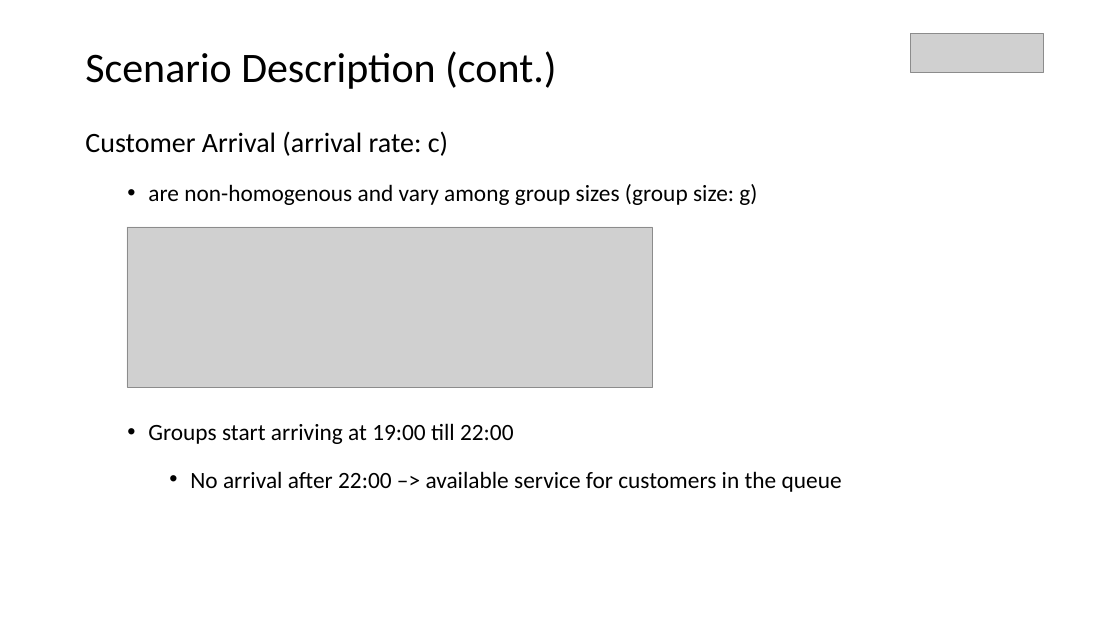
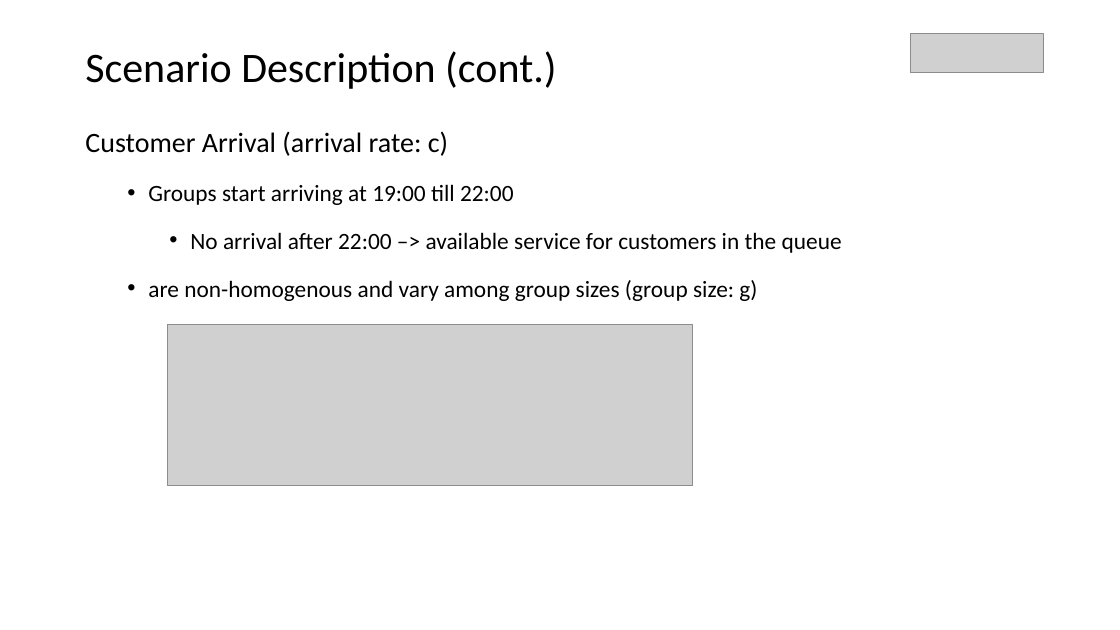
Before and after one commit to parkjan4/OptSim, a slide deck: slide 3 of Presentation.pptx. Drawn at 1120x630 pixels with LibreOffice and Linux fonts; fonts in the diff are those of the drawing; grey boxes stand for pictures. Boxes give left, top, right and bottom in pixels: in the first picture for what was removed or moved away, otherwise in the second. Text is boxed around its words. In the diff, an @@ line names an element or a change of style, - is before the commit and + after.

```diff
--- a/Presentation.pptx
+++ b/Presentation.pptx
@@ text at [148, 184, 757, 205]: paragraph removed @@
-  • are non-homogenous and vary among group sizes (group size: g)
@@ text at [148, 280, 757, 301]: paragraph added @@
+  • are non-homogenous and vary among group sizes (group size: g)
@@ picture: place and size @@
-picture at [127, 227, 652, 387]
+picture at [167, 325, 692, 486]
```
Also in this commit, not shown: 5 other slides changed.
